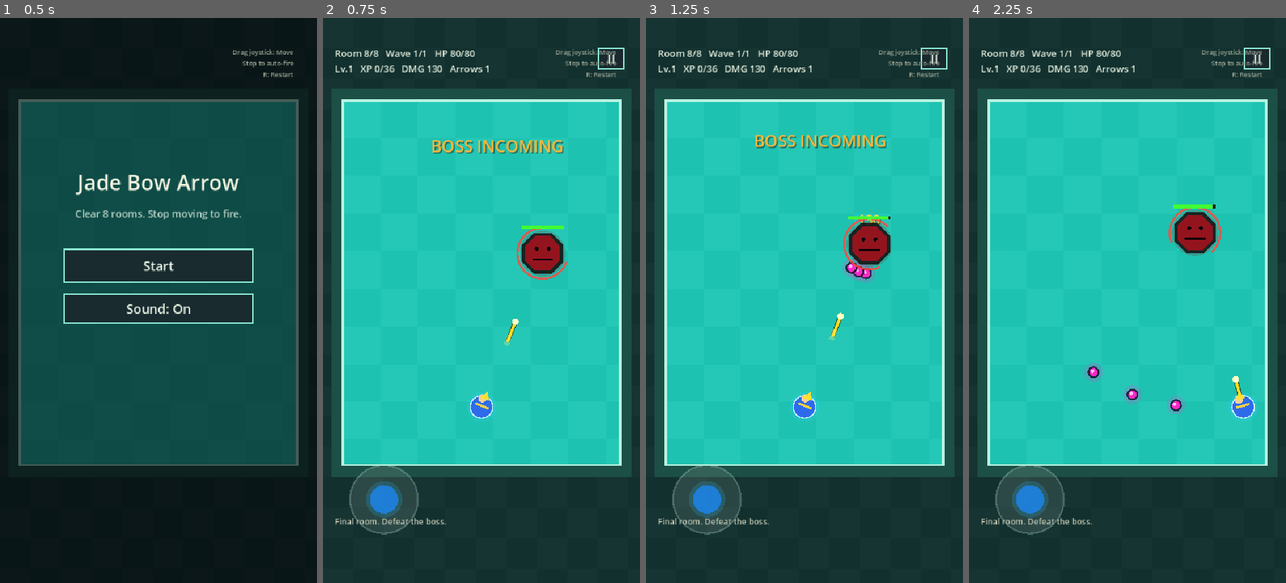
Above: before the commit, frames 1-4 (left to right).
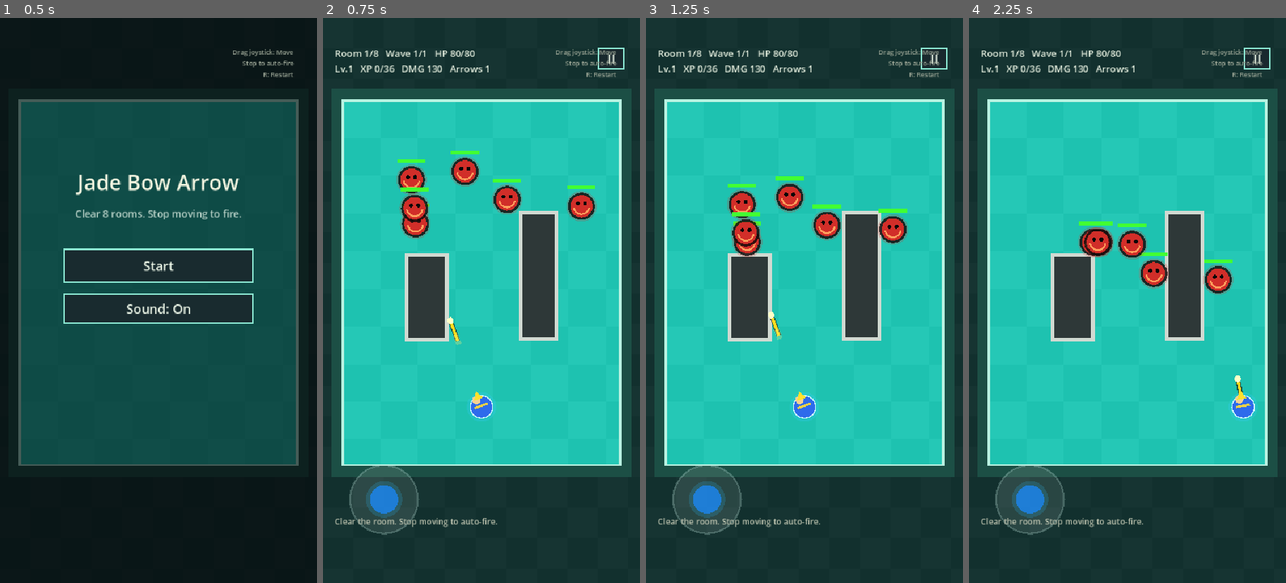
Above: after the commit, the same moments.

Repository: Stoner609/jade-bow-arrow
Game: Godot game, scene res://Main.tscn
Same seed, same stepped clock (60 frames per second), same inputs: the game is played once before the commit and once after it.
Inputs (mouse positions are in pixels of both pictures, inside the frame that each line leads up to):
- Up to frame 1 (0.5 s): no input
- Up to frame 2 (0.75 s): click "Start" at 0.5 s
- Up to frame 3 (1.25 s): no input
- Up to frame 4 (2.25 s): tap Enter at 1.25 s; move the mouse to (1197, 272) at 1.27 s; hold Right (move_right) 1.28-2 s; tap 1 at 1.35 s; click (1197, 272) at 1.42 s; drag from (1064, 328) to (1111, 413) at 2.02 s

Frame 1 is identical in both runs. In frame 2, 8.8% of the frame differs, in the area x 3-87%, y 5-91%; in frame 3, 8.6%; in frame 4, 8.2%.

Commit message:
Add a new route map document and update the attack weights and behavior of the Boss AI, improving the attack selection logic

Diff:
--- a/scripts/boss/boss_ai.gd
+++ b/scripts/boss/boss_ai.gd
@@ -4,17 +4,17 @@
 
 const PHASE_ATTACKS := {
 	1: [
-		{"id": "spread", "label": "SPREAD", "kind": "projectile", "count": Tuning.PHASE_ONE_SPREAD_COUNT, "spread": Tuning.PHASE_ONE_SPREAD_ANGLE, "speed_scale": 1.0, "bullet": Tuning.BULLET_NORMAL}
+		{"id": "spread", "label": "SPREAD", "kind": "projectile", "count": Tuning.PHASE_ONE_SPREAD_COUNT, "spread": Tuning.PHASE_ONE_SPREAD_ANGLE, "speed_scale": 1.0, "weight": Tuning.PHASE_ONE_SPREAD_WEIGHT, "bullet": Tuning.BULLET_NORMAL}
 	],
 	2: [
-		{"id": "spread", "label": "SPREAD", "kind": "projectile", "count": Tuning.PHASE_TWO_SPREAD_COUNT, "spread": Tuning.PHASE_TWO_SPREAD_ANGLE, "speed_scale": 1.0, "bullet": Tuning.BULLET_NORMAL},
-		{"id": "sweep", "label": "SWEEP", "kind": "projectile", "c …(134 unchanged characters)… ng": Tuning.PHASE_TWO_SWEEP_WARNING, "bullet": Tuning.BULLET_SWEEP}
+		{"id": "spread", "label": "SPREAD", "kind": "projectile", "count": Tuning.PHASE_TWO_SPREAD_COUNT, "spread": Tuning.PHASE_TWO_SPREAD_ANGLE, "speed_scale": 1.0, "weight": Tuning.PHASE_TWO_SPREAD_WEIGHT, "bullet": Tuning.BULLET_NORMAL},
+		{"id": "sweep", "label": "SWEEP", "kind": "projectile", "c …(134 unchanged characters)… ng": Tuning.PHASE_TWO_SWEEP_WARNING, "bursts": Tuning.PHASE_TWO_SWEEP_BURSTS, "burst_delay": Tuning.PHASE_TWO_SWEEP_BURST_DELAY, "burst_offset": Tuning.PHASE_TWO_SWEEP_BURST_OFFSET, "weight": Tuning.PHASE_TWO_SWEEP_WEIGHT, "bullet": Tuning.BULLET_SWEEP}
 	],
 	3: [
-		{"id": "sweep", "label": "SWEEP", "kind": "projectile", "c …(142 unchanged characters)… ": Tuning.PHASE_THREE_SWEEP_WARNING, "bullet": Tuning.BULLET_SWEEP},
-		{"id": "delayed", "label": "DELAY", "kind": "projectile",  …(144 unchanged characters)… ife": Tuning.PHASE_THREE_DELAYED_LIFE, "bullet": Tuning.BULLET_DELAYED},
-		{"id": "spread", "label": "SPREAD", "kind": "projectile", "count": Tuning.PHASE_THREE_SPREAD_COUNT, "spread": Tuning.PHASE_THREE_SPREAD_ANGLE, "speed_scale": 1.0, "bullet": Tuning.BULLET_NORMAL},
-		{"id": "dash", "label": "DASH", "kind": "dash", "distance": Tuning.PHASE_THREE_DASH_DISTANCE, "warning": Tuning.PHASE_THREE_DASH_WARNING}
+		{"id": "sweep", "label": "SWEEP", "kind": "projectile", "c …(142 unchanged characters)… ": Tuning.PHASE_THREE_SWEEP_WARNING, "bursts": Tuning.PHASE_THREE_SWEEP_BURSTS, "burst_delay": Tuning.PHASE_THREE_SWEEP_BURST_DELAY, "burst_offset": Tuning.PHASE_THREE_SWEEP_BURST_OFFSET, "weight": Tuning.PHASE_THREE_SWEEP_WEIGHT, "bullet": Tuning.BULLET_SWEEP},
+		{"id": "delayed", "label": "DELAY", "kind": "projectile",  …(144 unchanged characters)… ife": Tuning.PHASE_THREE_DELAYED_LIFE, "weight": Tuning.PHASE_THREE_DELAYED_WEIGHT, "bullet": Tuning.BULLET_DELAYED},
+		{"id": "spread", "label": "SPREAD", "kind": "projectile", "count": Tuning.PHASE_THREE_SPREAD_COUNT, "spread": Tuning.PHASE_THREE_SPREAD_ANGLE, "speed_scale": 1.0, "weight": Tuning.PHASE_THREE_SPREAD_WEIGHT, "bullet": Tuning.BULLET_NORMAL},
+		{"id": "dash", "label": "DASH", "kind": "dash", "distance": Tuning.PHASE_THREE_DASH_DISTANCE, "warning": Tuning.PHASE_THREE_DASH_WARNING, "weight": Tuning.PHASE_THREE_DASH_WEIGHT}
 	]
 }
 
@@ -30,13 +30,40 @@
 	return 1
 
 
-# 用途：依目前 Boss 階段與輪替索引取得下一個招式資料。
-static func next_attack(enemy: Dictionary) -> Dictionary:
+# 用途：依目前 Boss 階段與權重取得下一個招式資料，並降低連續重複同招的機率。
+static func next_attack(enemy: Dictionary, rng: RandomNumberGenerator = null) -> Dictionary:
 	var phase := int(enemy.get("boss_phase", 1))
 	var attacks: Array = PHASE_ATTACKS.get(phase, PHASE_ATTACKS[1])
+	if rng != null:
+		var previous_id := String(enemy.get("boss_last_attack_id", ""))
+		var attack := _weighted_attack(attacks, previous_id, rng)
+		enemy["boss_last_attack_id"] = String(attack.get("id", ""))
+		return attack.duplicate(true)
 	var index := int(enemy.get("boss_attack_index", 0))
 	enemy["boss_attack_index"] = index + 1
 	return attacks[index % attacks.size()].duplicate(true)
+
+
+# 用途：依招式 weight 抽選招式，讓 Boss 招式頻率可以用資料調整。
+static func _weighted_attack(attacks: Array, previous_id: String, rng: RandomNumberGenerator) -> Dictionary:
+	var total_weight: float = 0.0
+	for attack in attacks:
+		total_weight += _effective_weight(attack, previous_id, attacks.size())
+	var roll: float = rng.randf() * max(0.001, total_weight)
+	var cursor: float = 0.0
+	for attack in attacks:
+		cursor += _effective_weight(attack, previous_id, attacks.size())
+		if roll <= cursor:
+			return attack
+	return attacks.back()
+
+
+# 用途：取得招式實際抽選權重，避免 Boss 短時間一直出同一招。
+static func _effective_weight(attack: Dictionary, previous_id: String, attack_count: int) -> float:
+	var weight: float = max(0.0, float(attack.get("weight", 1.0)))
+	if attack_count > 1 and String(attack.get("id", "")) == previous_id:
+		return weight * 0.35
+	return weight
 
 
 # 用途：取得 Boss 階段射擊或招式冷卻下限。
--- a/scripts/boss/boss_node.gd
+++ b/scripts/boss/boss_node.gd
@@ -52,7 +52,7 @@
 
 # 用途：選擇並啟動下一個 Boss 招式。
 func _start_attack(direction: Vector2) -> void:
-	var attack := BossAI.next_attack(enemy_data)
+	var attack := BossAI.next_attack(enemy_data, rng)
 	var phase: int = int(enemy_data.get("boss_phase", 1))
 	enemy_data.shoot_cd = rng.randf_range(BossAI.cooldown_min(phase), BossAI.cooldown_max(phase))
 	if String(attack.kind) == "dash":
@@ -100,7 +100,8 @@
 		pending.timer = float(pending.timer) - delta
 		if float(pending.timer) > 0.0:
 			continue
-		boss_attack_requested.emit(enemy_data, pending.direction, pending.attack)
+		boss_attack_requested.emit(enemy_data, _burst_direction(pending.direction, pending.attack, int(pending.get("burst_index", 0))), pending.attack)
+		_schedule_next_burst(pending)
 		pending_attacks.remove_at(i)
 
 
@@ -130,7 +131,7 @@
 			continue
 		var duration: float = max(0.01, float(pending.get("duration", pending.timer)))
 		var progress: float = 1.0 - clampf(float(pending.timer) / duration, 0.0, 1.0)
-		_draw_sweep_warning(enemy_data.pos, pending.direction, attack, progress)
+		_draw_sweep_warning(enemy_data.pos, _burst_direction(pending.direction, attack, int(pending.get("burst_index", 0))), attack, progress)
 	var warning_left := float(enemy_data.get("boss_dash_warning", 0.0))
 	if warning_left <= 0.0:
 		return
@@ -145,6 +146,30 @@
 func _attack_bullet_style(attack: Dictionary) -> String:
 	var bullet: Dictionary = attack.get("bullet", {})
 	return String(bullet.get("style", attack.get("style", "")))
+
+
+# 用途：排程同一個 sweep 招式的下一段掃射。
+func _schedule_next_burst(pending: Dictionary) -> void:
+	var attack: Dictionary = pending.attack
+	var next_index := int(pending.get("burst_index", 0)) + 1
+	if next_index >= int(attack.get("bursts", 1)):
+		return
+	pending_attacks.append({
+		"direction": pending.direction,
+		"attack": attack.duplicate(true),
+		"timer": float(attack.get("burst_delay", 0.0)),
+		"duration": float(attack.get("burst_delay", 0.01)),
+		"burst_index": next_index
+	})
+
+
+# 用途：依掃射段數偏移方向，讓連續掃射有左右擺動。
+func _burst_direction(direction: Vector2, attack: Dictionary, burst_index: int) -> Vector2:
+	if burst_index <= 0:
+		return direction
+	var offset := float(attack.get("burst_offset", 0.0))
+	var side := 1.0 if burst_index % 2 == 1 else -1.0
+	return direction.rotated(offset * side)
 
 
 # 用途：繪製掃射前的扇形危險範圍。
--- a/scripts/boss/boss_tuning.gd
+++ b/scripts/boss/boss_tuning.gd
@@ -5,30 +5,43 @@
 
 const PHASE_ONE_SPREAD_COUNT := 3
 const PHASE_ONE_SPREAD_ANGLE := 0.28
+const PHASE_ONE_SPREAD_WEIGHT := 1.0
 const PHASE_ONE_COOLDOWN_MIN := 1.15
 const PHASE_ONE_COOLDOWN_MAX := 1.55
 
 const PHASE_TWO_SPREAD_COUNT := 3
 const PHASE_TWO_SPREAD_ANGLE := 0.36
-const PHASE_TWO_SWEEP_COUNT := 3
+const PHASE_TWO_SPREAD_WEIGHT := 0.85
+const PHASE_TWO_SWEEP_COUNT := 4
 const PHASE_TWO_SWEEP_ANGLE := 0.18
 const PHASE_TWO_SWEEP_WARNING := 0.36
-const PHASE_TWO_SWEEP_SPEED_SCALE := 1.14
+const PHASE_TWO_SWEEP_SPEED_SCALE := 1.32
+const PHASE_TWO_SWEEP_BURSTS := 2
+const PHASE_TWO_SWEEP_BURST_DELAY := 0.22
+const PHASE_TWO_SWEEP_BURST_OFFSET := 0.09
+const PHASE_TWO_SWEEP_WEIGHT := 1.15
 const PHASE_TWO_COOLDOWN_MIN := 0.98
 const PHASE_TWO_COOLDOWN_MAX := 1.3
 
 const PHASE_THREE_SPREAD_COUNT := 5
 const PHASE_THREE_SPREAD_ANGLE := 0.46
-const PHASE_THREE_SWEEP_COUNT := 5
+const PHASE_THREE_SPREAD_WEIGHT := 0.9
+const PHASE_THREE_SWEEP_COUNT := 4
 const PHASE_THREE_SWEEP_ANGLE := 0.18
 const PHASE_THREE_SWEEP_WARNING := 0.36
-const PHASE_THREE_SWEEP_SPEED_SCALE := 1.16
+const PHASE_THREE_SWEEP_SPEED_SCALE := 1.34
+const PHASE_THREE_SWEEP_BURSTS := 2
+const PHASE_THREE_SWEEP_BURST_DELAY := 0.2
+const PHASE_THREE_SWEEP_BURST_OFFSET := 0.11
+const PHASE_THREE_SWEEP_WEIGHT := 1.25
 const PHASE_THREE_DELAYED_COUNT := 5
 const PHASE_THREE_DELAYED_ANGLE := 0.34
 const PHASE_THREE_DELAYED_SPEED_SCALE := 0.58
 const PHASE_THREE_DELAYED_LIFE := 4.2
+const PHASE_THREE_DELAYED_WEIGHT := 0.95
 const PHASE_THREE_DASH_DISTANCE := 82.0
 const PHASE_THREE_DASH_WARNING := 0.68
+const PHASE_THREE_DASH_WEIGHT := 0.75
 const PHASE_THREE_COOLDOWN_MIN := 0.82
 const PHASE_THREE_COOLDOWN_MAX := 1.08
 
--- a/scripts/core/constants.gd
+++ b/scripts/core/constants.gd
@@ -5,7 +5,7 @@
 const VIEW_SIZE := Vector2(540, 960)
 const ARENA := Rect2(Vector2(34, 140), Vector2(472, 620))
 const MAX_ROOMS := 8
-const DEBUG_START_ROOM := MAX_ROOMS
+const DEBUG_START_ROOM := 1
 const PLAYER_RADIUS := 18.0
 const ENEMY_RADIUS := 19.0
 const ARROW_RADIUS := 6.0
--- a/tests/smoke_test.gd
+++ b/tests/smoke_test.gd
@@ -66,13 +66,27 @@
 	var boss_ai = load("res://scripts/boss/boss_ai.gd")
 	for phase in boss_ai.PHASE_ATTACKS.keys():
 		for attack in boss_ai.PHASE_ATTACKS[phase]:
-			if String(attack.get("kind", "")) == "projectile" and int(attack.get("count", 1)) % 2 == 0:
-				push_error("Boss projectile counts should stay odd so center shots can target the player.")
+			var bullet: Dictionary = attack.get("bullet", {})
+			var is_sweep := String(bullet.get("style", attack.get("style", ""))) == "sweep"
+			if String(attack.get("kind", "")) == "projectile" and not is_sweep and int(attack.get("count", 1)) % 2 == 0:
+				push_error("Non-sweep Boss projectile counts should stay odd so center shots can target the player.")
+				quit(1)
+				return
+			if float(attack.get("weight", 0.0)) <= 0.0:
+				push_error("Boss attack data should include a positive selection weight.")
 				quit(1)
 				return
 	var phase_two_sweep: Dictionary = boss_ai.PHASE_ATTACKS[2][1]
-	if String(phase_two_sweep.bullet.style) != "sweep" or not phase_two_sweep.has("warning"):
-		push_error("Phase 2 sweep should keep its warning and sweep bullet profile.")
+	if String(phase_two_sweep.bullet.style) != "sweep" or not phase_two_sweep.has("warning") or int(phase_two_sweep.count) % 2 != 0 or int(phase_two_sweep.get("bursts", 1)) < 2:
+		push_error("Phase 2 sweep should keep warning, sweep profile, even projectile count, and multi-burst data.")
+		quit(1)
+		return
+	var weighted_enemy := {"boss_phase": 3, "boss_last_attack_id": "sweep"}
+	var weighted_rng := RandomNumberGenerator.new()
+	weighted_rng.seed = 7
+	var weighted_attack: Dictionary = boss_ai.next_attack(weighted_enemy, weighted_rng)
+	if not weighted_attack.has("weight") or String(weighted_enemy.get("boss_last_attack_id", "")) == "":
+		push_error("Boss weighted attack selection did not return weighted attack data.")
 		quit(1)
 		return
 	var upgrades: Array[Dictionary] = game.UpgradeCatalog.choices(game.rng, 3)
@@ -224,8 +238,8 @@
 		push_error("Boss scene node did not switch to phase 3 at low HP.")
 		quit(1)
 		return
-	if game.enemy_shots.size() < phase_shot_count_before + game.Constants.BOSS_PHASE_THREE_SPREAD_COUNT:
-		push_error("Boss phase 3 did not request the denser spread shot.")
+	if game.enemy_shots.size() < phase_shot_count_before:
+		push_error("Boss phase 3 removed existing enemy shots unexpectedly.")
 		quit(1)
 		return
 	if game.floating_texts.size() <= phase_text_count_before:
Not shown, changed: README.md
Not shown, added: docs/roadmap.md
